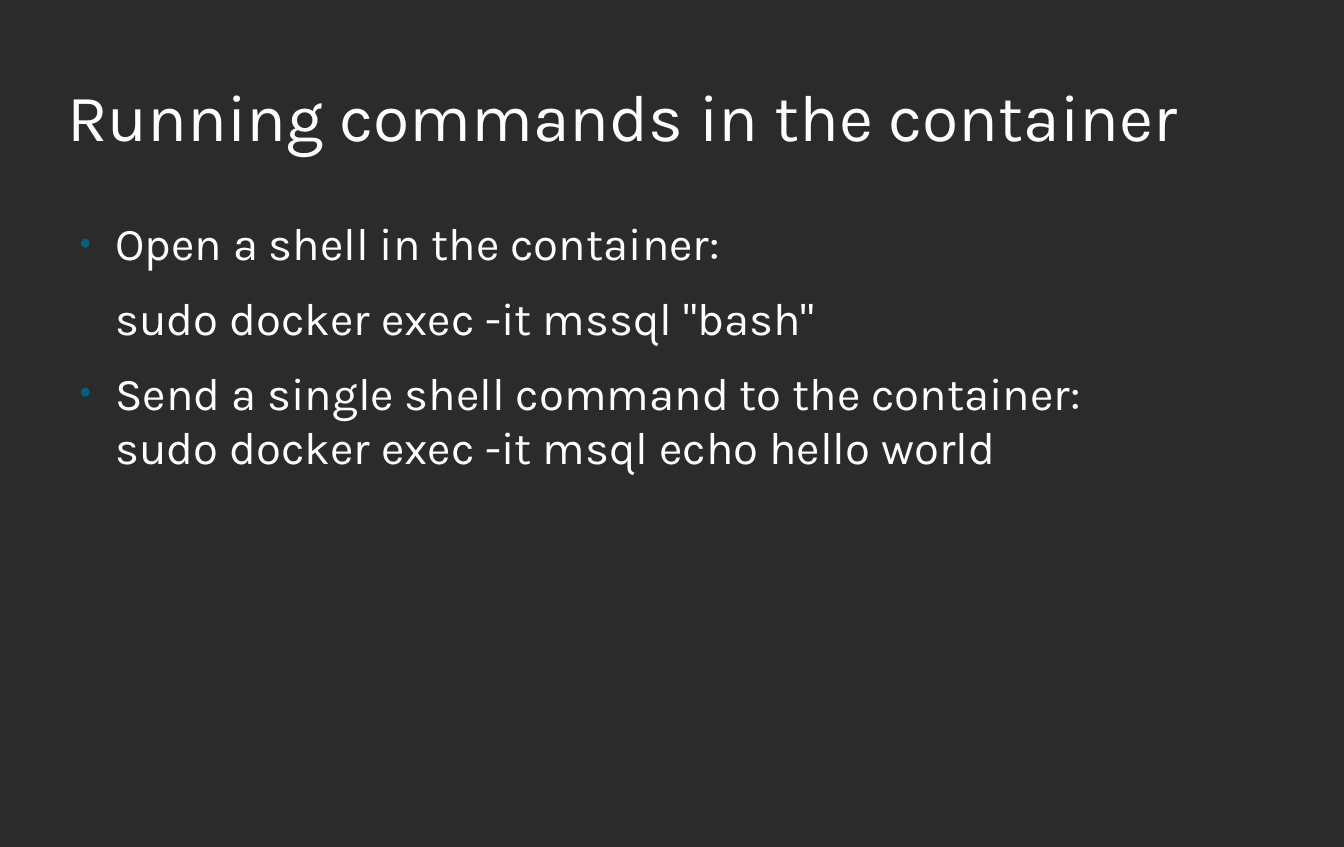
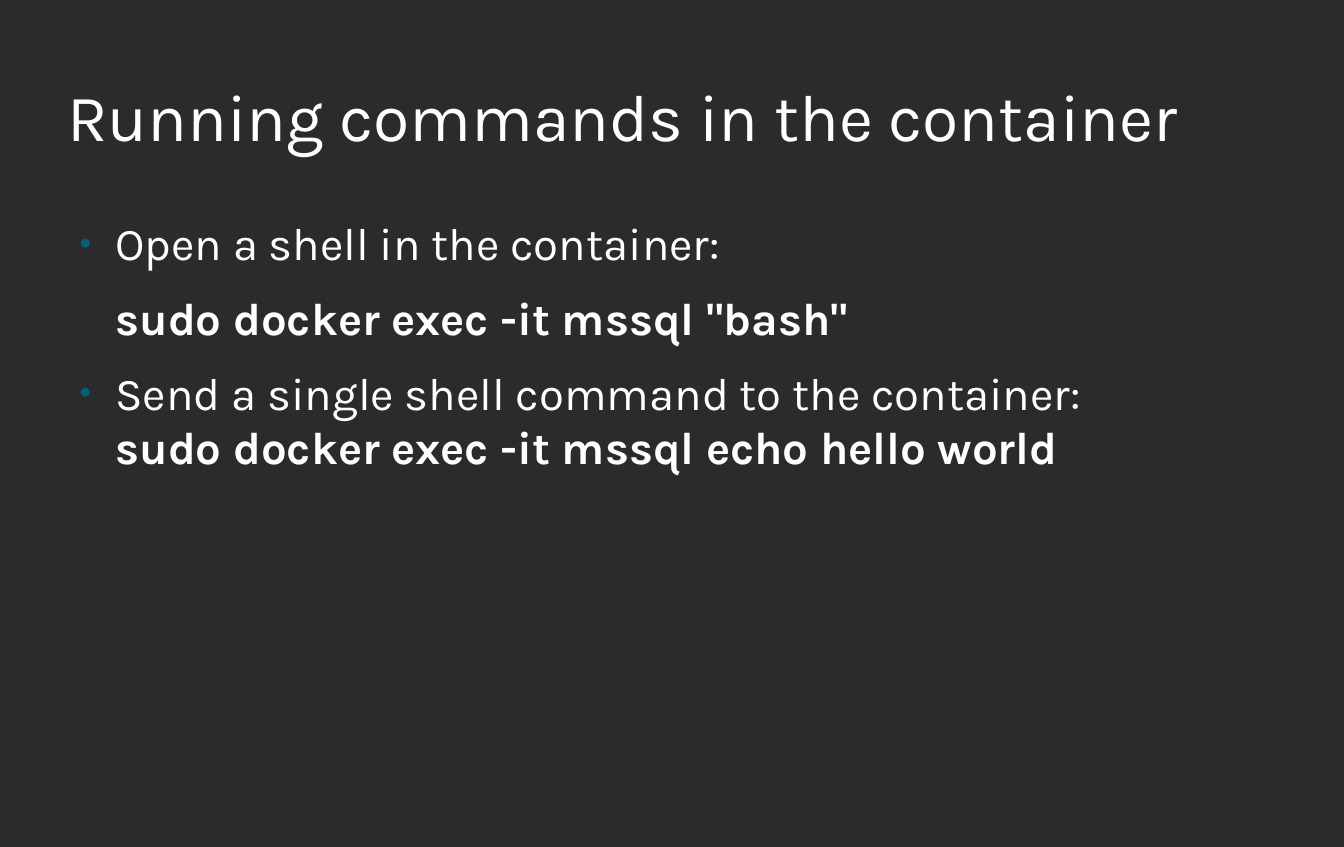
Before and after one commit to roskakori/talks, a slide deck: slide 7 of linuxtage/Microsoft SQL Server with Linux and Docker.odp (slide 6 before the commit). Drawn at 1344x847 pixels with LibreOffice and Linux fonts; fonts in the diff are those of the drawing; background and template pictures are left out; a plain dark background stands for a picture behind light text. Boxes give left, top, right and bottom in pixels: in the first picture for what was removed or moved away, otherwise in the second. Text is boxed around its words. In the diff, an @@ line names an element or a change of style, - is before the commit and + after.

Commit message:
Added slides for talk on Micrsoft SQL Server with Linux and Docker.

```diff
--- a/linuxtage/Microsoft SQL Server with Linux and Docker.odp
+++ b/linuxtage/Microsoft SQL Server with Linux and Docker.odp
@@ text at (x1=115, y1=302, x2=848, y2=346): bold on in "sudo docker exec -it mssql "bash"" @@
@@ text at (x1=115, y1=378, x2=1080, y2=476): text changed @@
-● Send a single shell command to the container:
-  sudo docker exec -it msql echo hello world
+● Send a single shell command to the container:
+  sudo docker exec -it mssql echo hello world
```
Also in this commit, not shown: 7 other slides changed, 3 slides added, 4 slides removed.
